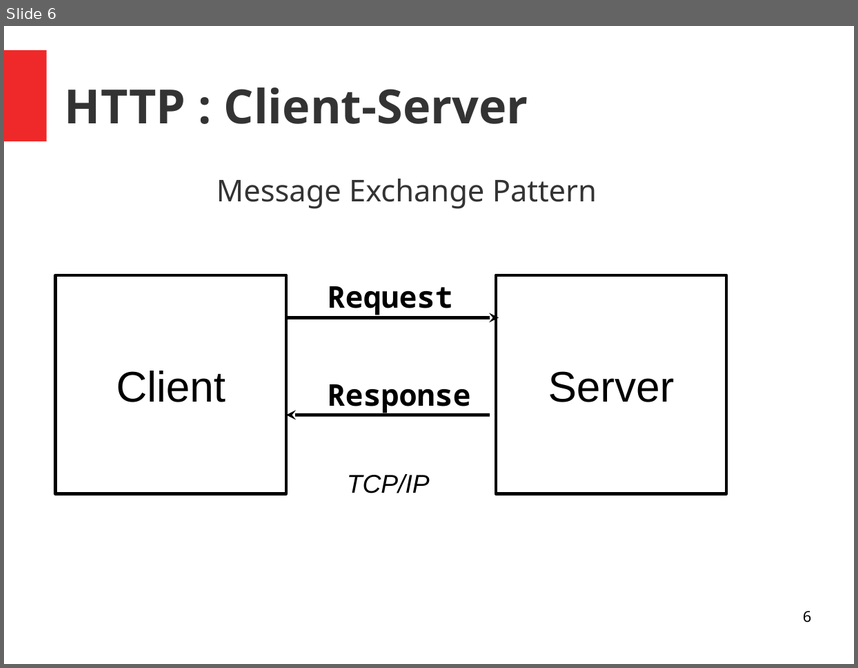
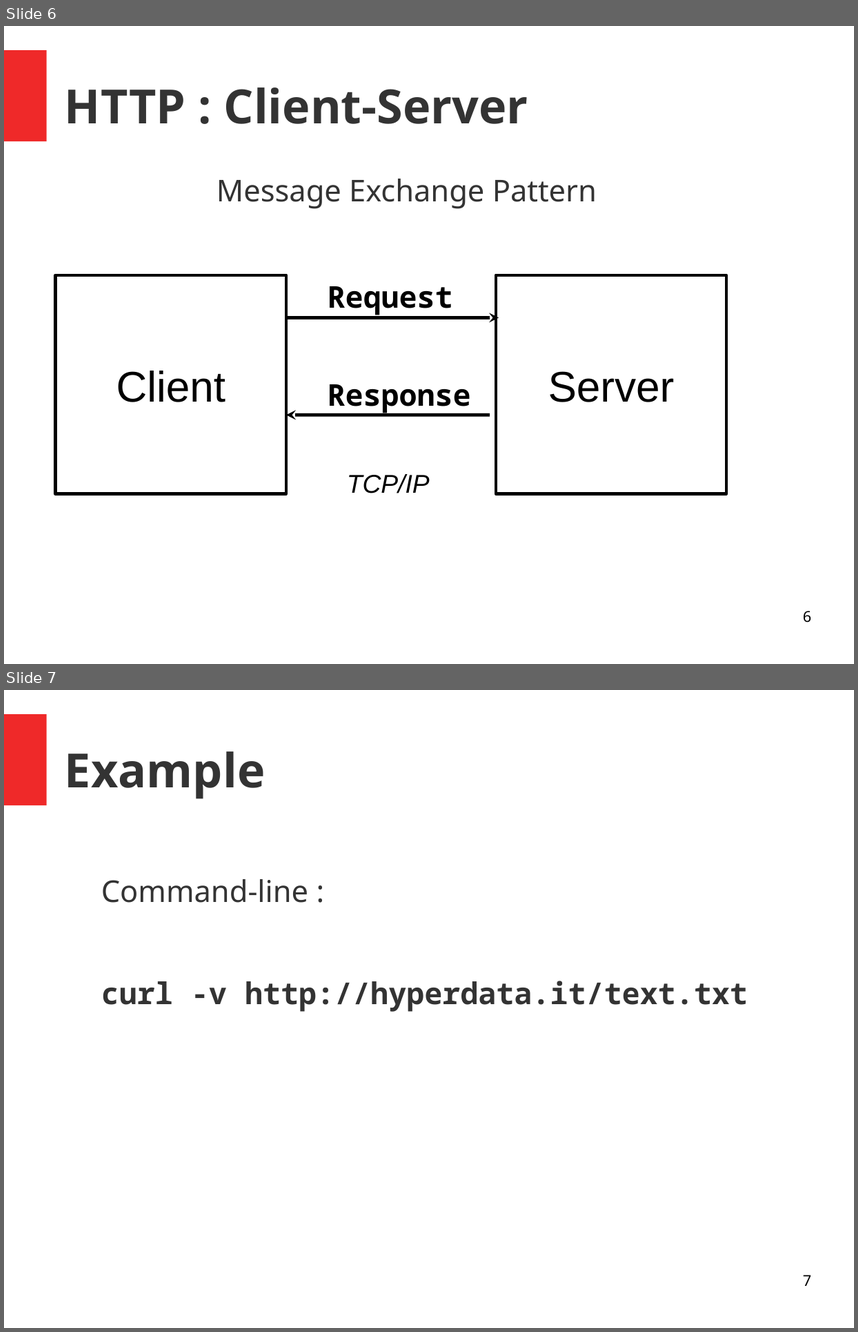
Before and after one commit to danja/danja.github.io, a slide deck: tutorials/browser-sparql-apps/slides.odp. Shown one above the other, each under a label of ours: slide 6 before the commit, slides 6 and 7 after it. The pictures are 858x668 and 858x1332 pixels, drawn with LibreOffice and Linux fonts; fonts in the diff are those of the drawing. Boxes give left, top, right and bottom in pixels: in the first picture for what was removed or moved away, otherwise in the second. Text is boxed around its words. In the diff, an @@ line names an element or a change of style, - is before the commit and + after.

```diff
--- a/tutorials/browser-sparql-apps/slides.odp
+++ b/tutorials/browser-sparql-apps/slides.odp
@@ slide 7 added at box(4, 690, 854, 1328), background #FFFFFF; not listed: 1 template element that a slide beside it also shows @@
@@ title added at box(65, 751, 265, 799), 44 pt, text #333333, bold @@
+Example
@@ text added at box(101, 879, 748, 1012), 28 pt, text #333333, bold @@
+Command-line :
+curl -v http://hyperdata.it/text.txt
@@ page number added at box(803, 1274, 811, 1285), 14 pt, text #000000 @@
+7
```
Also in this commit, not shown: 1 slide changed, 3 other slides added, 2 other files.
